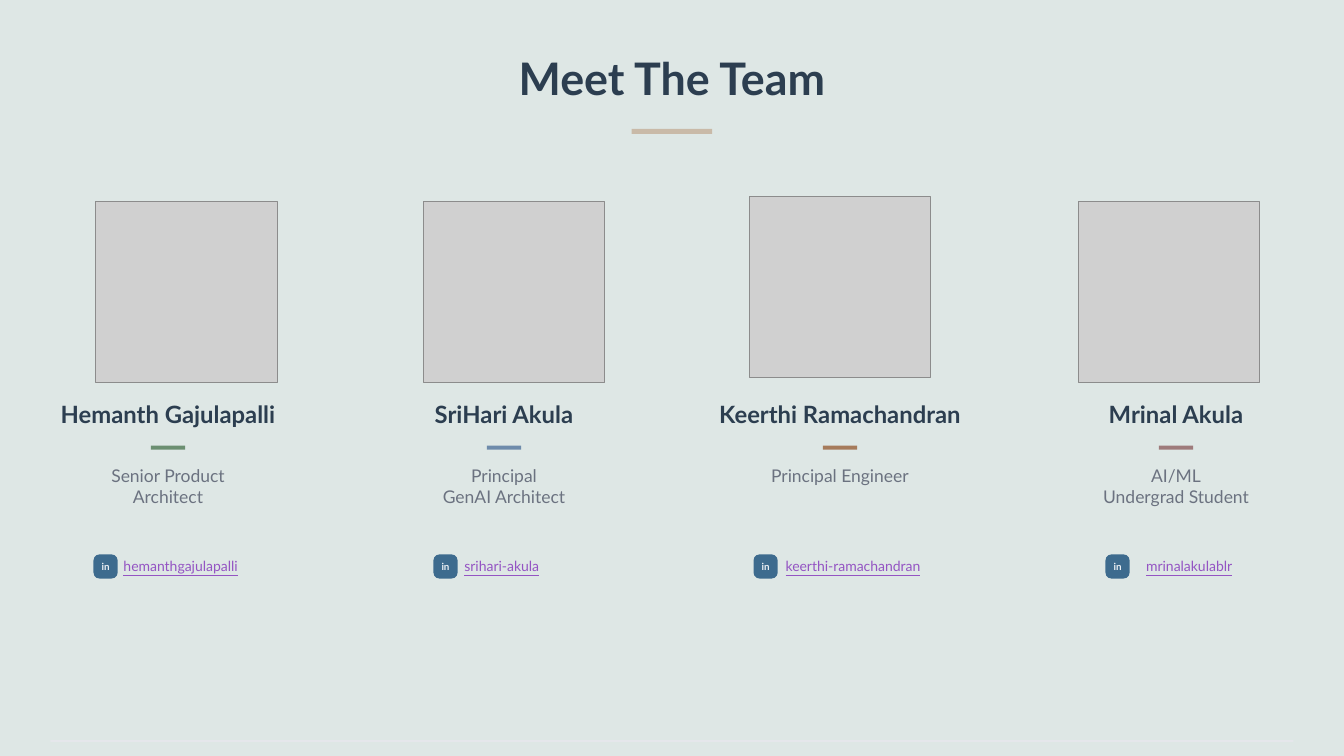
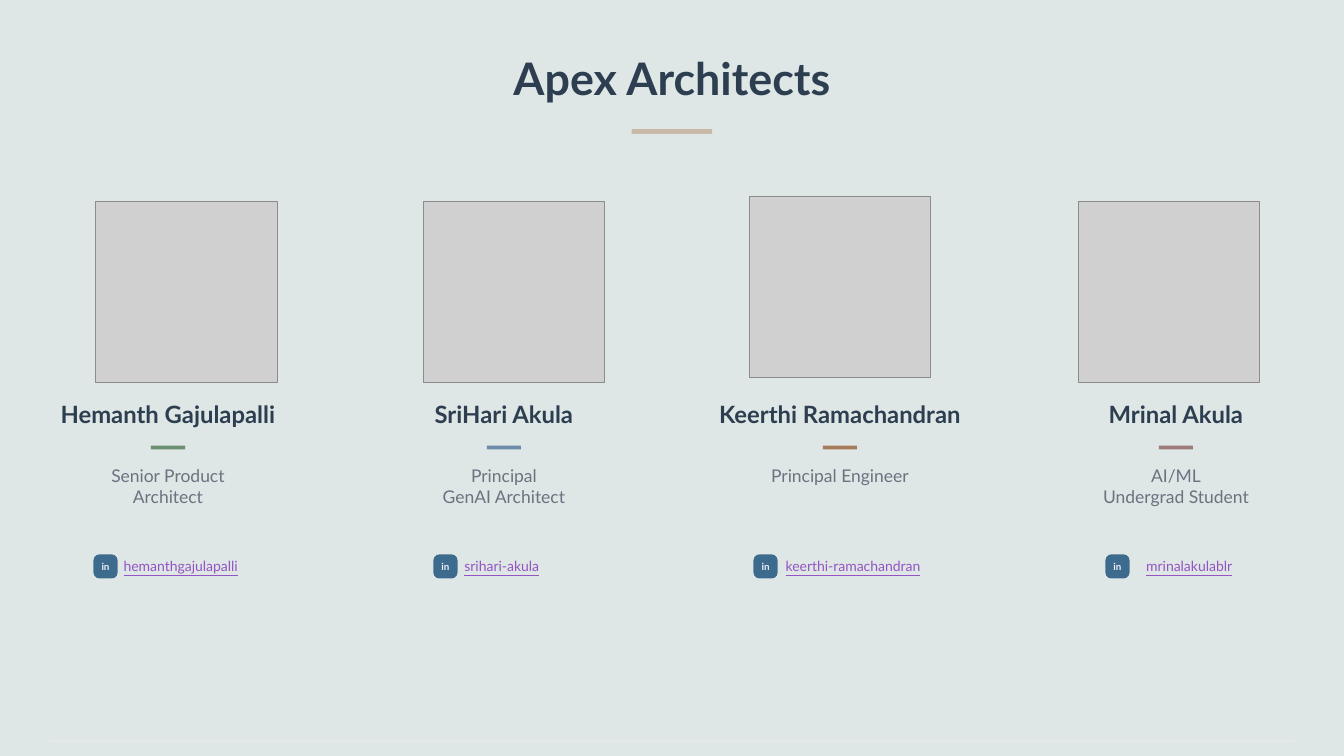
Before and after one commit to hemanthGajulapalli/apexarc2026, a slide deck: slide 1 of assets/Meet_Team_Apex_Architects.pptx. Drawn at 1344x756 pixels with LibreOffice and Linux fonts; fonts in the diff are those of the drawing; grey boxes stand for pictures. Boxes give left, top, right and bottom in pixels: in the first picture for what was removed or moved away, otherwise in the second. Text is boxed around its words. In the diff, an @@ line names an element or a change of style, - is before the commit and + after.

```diff
--- a/assets/Meet_Team_Apex_Architects.pptx
+++ b/assets/Meet_Team_Apex_Architects.pptx
@@ text at (513, 61, 830, 103): text changed @@
-Meet The Team
+Apex Architects
```
